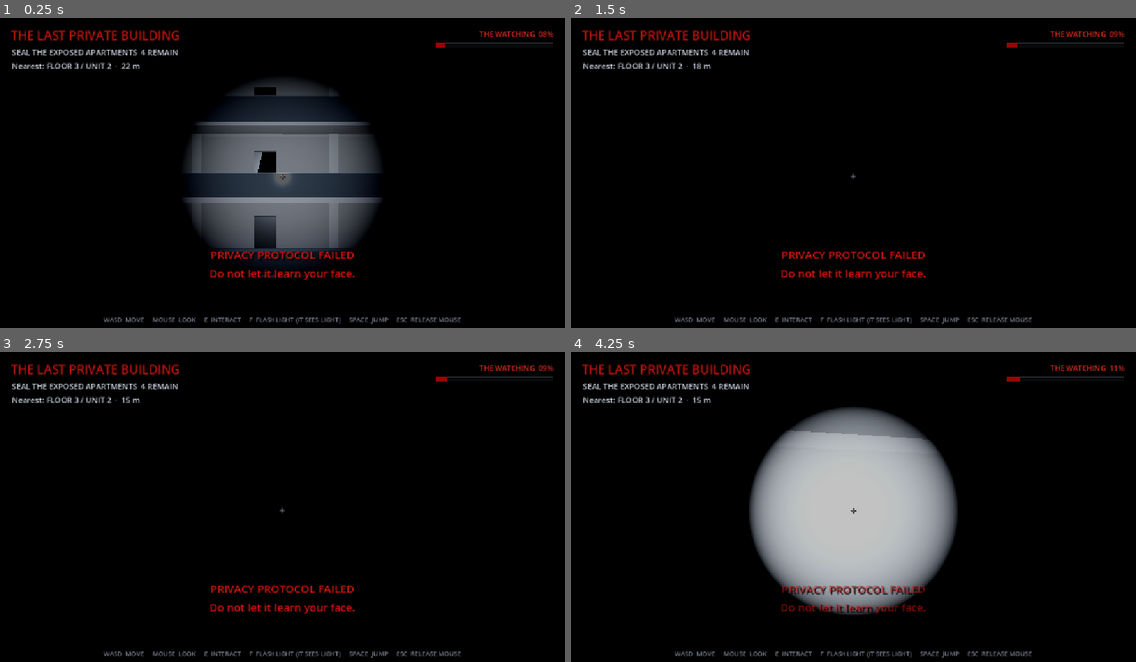
Above: before the commit, frames 1-4 (two rows, left to right).
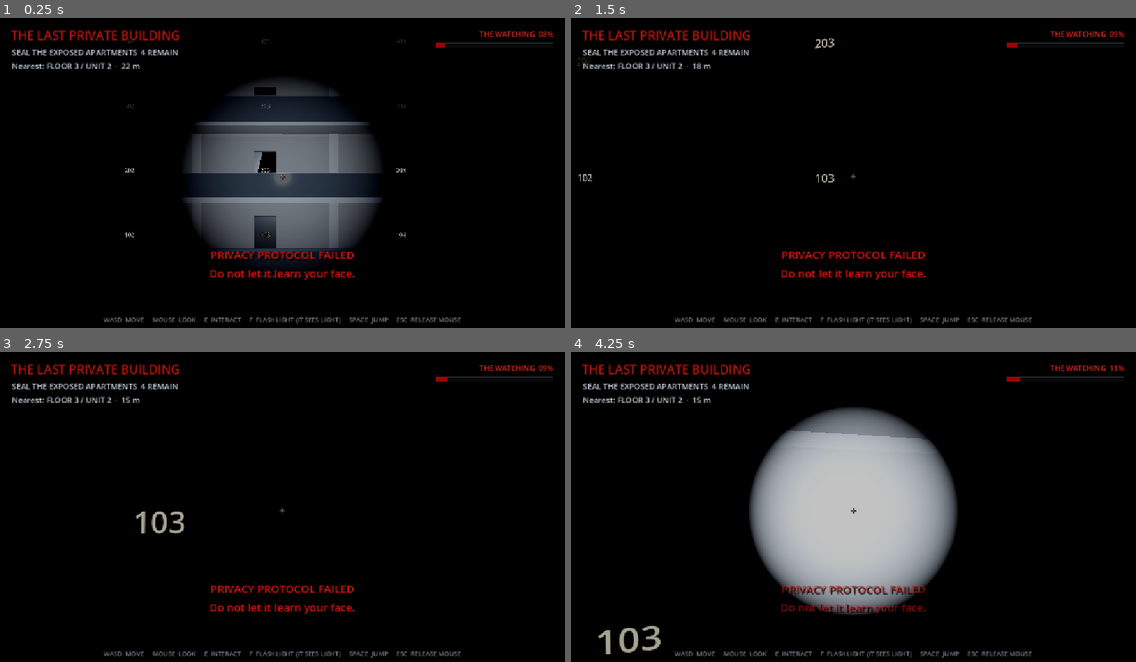
Above: after the commit, the same moments.

Repository: skorotkiewicz/privacy-apartments
Game: Godot game, scene res://main.tscn
Same seed, same stepped clock (60 frames per second), same inputs: the game is played once before the commit and once after it.
Inputs (mouse positions are in pixels of both pictures, inside the frame that each line leads up to):
- Up to frame 1 (0.25 s): no input
- Up to frame 2 (1.5 s): tap Enter (ui_accept) at 0.5, 0.77 s; move the mouse to (881, 176) at 0.52 s; hold W from 0.53 s (still down); tap F at 0.6 s; move the mouse to (825, 179) at 1.27 s; tap E at 1.35 s
- Up to frame 3 (2.75 s): keep holding W; tap Enter (ui_accept) at 1.52 s; move the mouse to (293, 503) at 2.02 s; tap R at 2.1 s
- Up to frame 4 (4.25 s): keep holding W; tap Enter (ui_accept) at 2.75, 3.02, 3.77 s; move the mouse to (847, 516) at 2.77 s; tap F at 2.85 s; move the mouse to (893, 513) at 3.52 s; hold E from 3.53 s (still down)

The runs differ from the first frame. In frame 1, 0.1% of the frame differs, in the area x 22-72%, y 6-71%; in frame 2, 0.1%; in frame 3, 0.3%; in frame 4, 0.4%, in the area x 4-16%, y 88-98%.

Commit message:
Add 3D door numbers to apartment entrances

Diff:
--- a/godot/privacy-apartments/game.gd
+++ b/godot/privacy-apartments/game.gd
@@ -36,6 +36,7 @@
 		if _set_privacy(tag, true):
 			breaches.append(tag)
 	assert(breaches.size() == STARTING_BREACHES.size(), "Expected privacy controls are missing from the model")
+	_add_door_numbers()
 	watcher = _make_watcher()
 	apartments.add_child(watcher)
 	_move_watcher()
@@ -172,6 +173,22 @@
 	var target := apartments.get_node(NodePath("BlindSwitch_" + nearest)) as Node3D
 	var distance: float = player.global_position.distance_to(target.global_position)
 	objective.text = "SEAL THE EXPOSED APARTMENTS  %d REMAIN\nNearest: %s  ·  %.0f m" % [breaches.size(), _describe_tag(nearest), distance]
+
+func _add_door_numbers() -> void:
+	for floor in range(5):
+		for unit in range(4):
+			var tag := "F%02d_U%02d" % [floor, unit]
+			var door := apartments.get_node_or_null(NodePath("EntranceDoor_" + tag)) as Node3D
+			if door:
+				var number := Label3D.new()
+				number.name = "Number"
+				number.text = "%d%02d" % [floor + 1, unit + 1]
+				number.position = Vector3(0.575, 0.15, 0.08)
+				number.font_size = 48
+				number.outline_size = 10
+				number.pixel_size = 0.006
+				number.modulate = Color(0.82, 0.78, 0.64)
+				door.add_child(number)
 
 func _describe_tag(tag: String) -> String:
 	var parts := tag.split("_")
